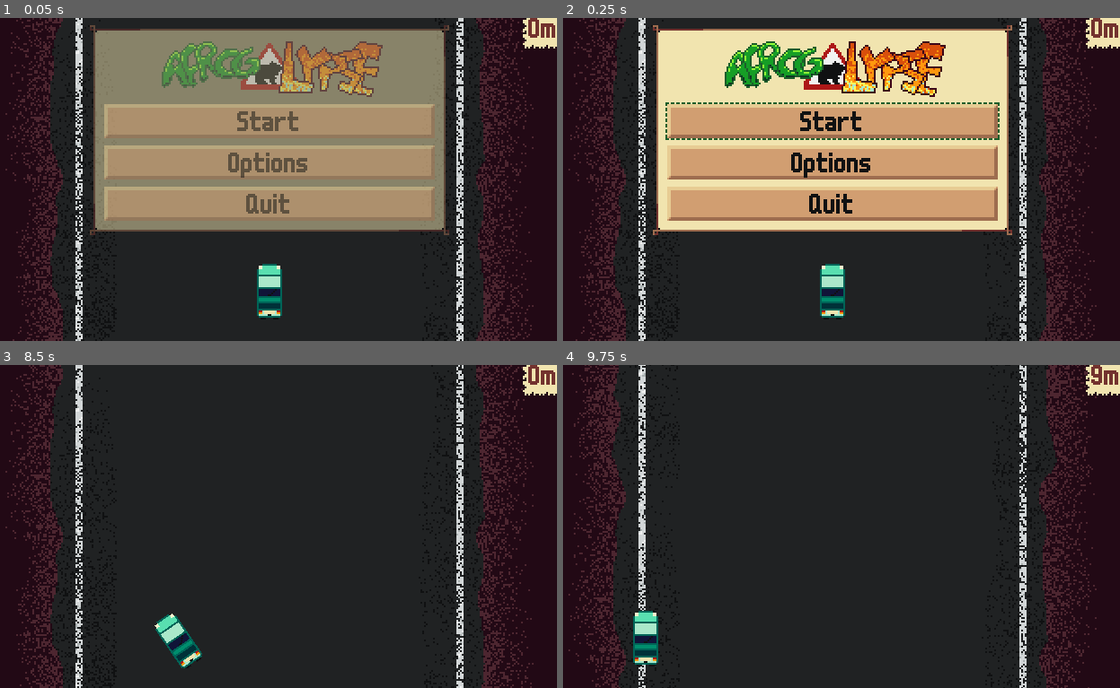
Above: before the commit, frames 1-4 (two rows, left to right).
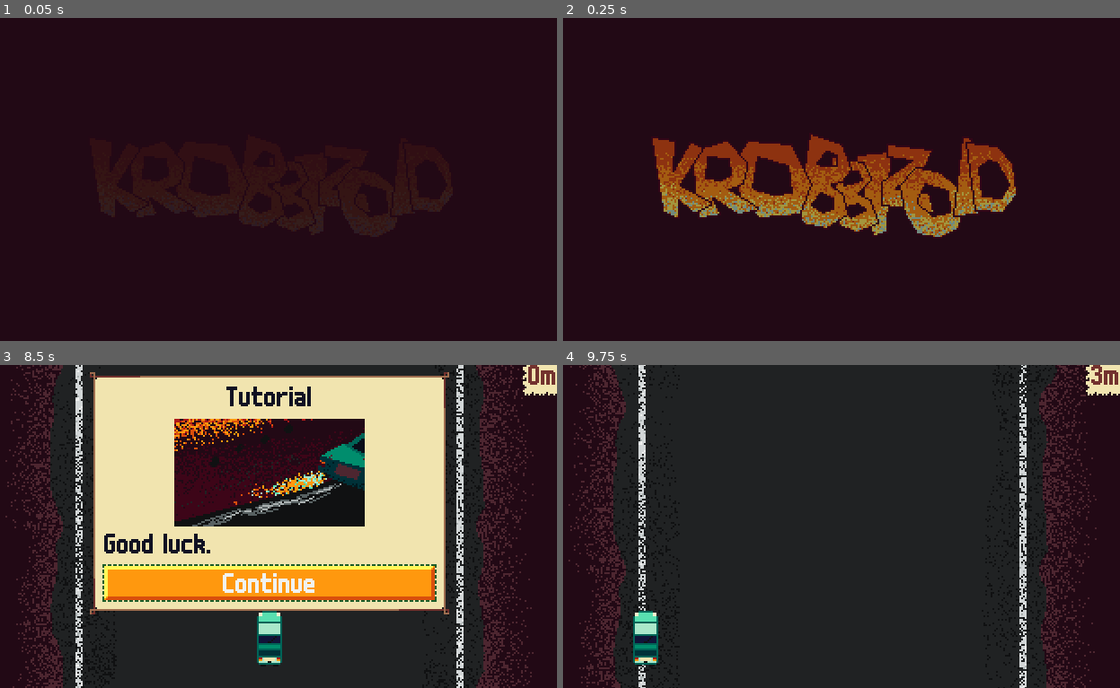
Above: after the commit, the same moments.

Repository: krobbi/afrogalypse
Game: Godot game, scene res://scenes/main/main.tscn
Same seed, same stepped clock (60 frames per second), same inputs: the game is played once before the commit and once after it.
Inputs (mouse positions are in pixels of both pictures, inside the frame that each line leads up to):
- Up to frame 1 (0.05 s): no input
- Up to frame 2 (0.25 s): no input
- Up to frame 3 (8.5 s): click (267, 468) at 0.5 s, where only the run before the commit has a clickable "Start"; click (267, 613) at 1.25 s, where only the run before the commit has a clickable "Continue"; click (267, 468) at 2 s, where only the run after the commit has a clickable "Start"; click (267, 468) at 2.75 s, where only the run after the commit has a clickable "Start"; click "Continue" at 3.5 s; click "Continue" at 4.25 s; tap Enter at 5, 6.5 s; hold D (steer_right) 5.03-5.78 s; tap Space (boost) at 5.1, 5.75, 5.85, 6.6, 7.25, 7.35, 8.1 s; hold Shift (brake) 5.78-6.53 s; hold D (steer_right) 6.53-8.03 s; hold A (steer_left) from 8.03 s (still down)
- Up to frame 4 (9.75 s): tap Space (boost) at 8.85, 9.6 s; release A (steer_left) at 9.53 s; hold Shift (brake) from 9.53 s (still down)

The runs differ from the first frame. In frame 1, 79% of the frame differs, in the area x 0-100%, y 0-100%; in frame 2, 78%; in frame 3, 51%; in frame 4, 8.2%.

Commit message:
Add splash screen

Diff:
--- /dev/null
+++ b/autoloads/scene_manager/scene_manager.gd
@@ -0,0 +1,13 @@
+## Manages scene transitions.
+extends CanvasLayer
+
+## The [ColorRect] to fade out with.
+@onready var _fade_color: ColorRect = $FadeColor
+
+## Change the current scene from a file path.
+func change_scene_to_file(path: String) -> void:
+	show()
+	await create_tween().tween_property(_fade_color, "modulate", Color.WHITE, 0.4).finished
+	get_tree().change_scene_to_file(path)
+	await create_tween().tween_property(_fade_color, "modulate", Color.TRANSPARENT, 0.4).finished
+	hide()
--- /dev/null
+++ b/autoloads/scene_manager/scene_manager.tscn
@@ -0,0 +1,19 @@
+[gd_scene load_steps=2 format=3 uid="uid://cjl17cvu6c7vc"]
+
+[ext_resource type="Script" path="res://autoloads/scene_manager/scene_manager.gd" id="1_dxww7"]
+
+[node name="SceneManager" type="CanvasLayer"]
+process_mode = 3
+layer = 2
+visible = false
+script = ExtResource("1_dxww7")
+
+[node name="FadeColor" type="ColorRect" parent="."]
+modulate = Color(1, 1, 1, 0)
+anchors_preset = 15
+anchor_right = 1.0
+anchor_bottom = 1.0
+grow_horizontal = 2
+grow_vertical = 2
+color = Color(0.133333, 0.0352941, 0.0823529, 1)
+metadata/_edit_lock_ = true
--- /dev/null
+++ b/components/boost_effects/boost_effects.gd
@@ -0,0 +1,18 @@
+## The visual effects used by a [Car] when boosting.
+class_name BoostEffects
+extends Marker2D
+
+@onready var _particles: GPUParticles2D = $Particles
+@onready var _light: PointLight2D = $Light
+
+## Enable the boost effects.
+func enable() -> void:
+	_particles.show()
+	_particles.emitting = true
+	_light.show()
+
+
+## Disable the boost effects.
+func disable() -> void:
+	_particles.emitting = false
+	_light.hide()
--- /dev/null
+++ b/components/boost_effects/boost_effects.tscn
@@ -0,0 +1,36 @@
+[gd_scene load_steps=5 format=3 uid="uid://dln3hx74ugd0v"]
+
+[ext_resource type="Script" path="res://components/boost_effects/boost_effects.gd" id="1_c5r40"]
+[ext_resource type="Texture2D" uid="uid://c5j8u8vbr7gsc" path="res://resources/textures/entities/car/boost_particle.png" id="2_r147u"]
+[ext_resource type="Texture2D" uid="uid://c0dsl3hnor1gn" path="res://resources/textures/entities/car/boost_light.png" id="3_1epec"]
+
+[sub_resource type="ParticleProcessMaterial" id="ParticleProcessMaterial_gwiaw"]
+particle_flag_disable_z = true
+direction = Vector3(0, 1, 0)
+spread = 4.85
+initial_velocity_min = 64.0
+initial_velocity_max = 128.0
+orbit_velocity_min = 0.0
+orbit_velocity_max = 0.0
+angle_min = -720.0
+angle_max = 720.0
+scale_min = 0.5
+
+[node name="BoostEffects" type="Marker2D"]
+script = ExtResource("1_c5r40")
+metadata/_edit_group_ = true
+
+[node name="Particles" type="GPUParticles2D" parent="."]
+visible = false
+emitting = false
+amount = 16
+process_material = SubResource("ParticleProcessMaterial_gwiaw")
+texture = ExtResource("2_r147u")
+lifetime = 0.3
+visibility_rect = Rect2(-10, -10, 20, 50)
+local_coords = true
+
+[node name="Light" type="PointLight2D" parent="."]
+visible = false
+position = Vector2(0, 14)
+texture = ExtResource("3_1epec")
--- a/entities/car/car.gd
+++ b/entities/car/car.gd
@@ -1,3 +1,5 @@
+## The player controlled car entity.
+class_name Car
 extends Sprite2D
 
 @export var wheel_attack: float = 6.0
@@ -25,19 +27,11 @@
 var brake_position: float = 0.0
 var boost_amount: float = 0.0
 
-@onready var booster: Marker2D = $Booster
-@onready var boost_player: AudioStreamPlayer2D = $Booster/BoostPlayer
-@onready var boost_particles: GPUParticles2D = $Booster/BoostParticles
-@onready var boost_light: PointLight2D = $Booster/BoostLight
+@onready var _boost_player: AudioStreamPlayer2D = $BoostMarker/BoostPlayer
+@onready var _boost_effects: BoostEffects = $BoostMarker/BoostEffects
 
 func _ready() -> void:
-	Global.new_game_started.connect(reset)
 	Global.boost_used.connect(apply_boost)
-
-	# Cache boost particles and light to prevent lag spikes.
-	boost_particles.show()
-	boost_particles.emitting = true
-	boost_light.show()
 
 
 func _physics_process(delta: float) -> void:
@@ -53,21 +47,11 @@
 	boost_amount = maxf(boost_amount - 0.2 * delta, 0.0)
 
 
-func reset() -> void:
-	boost_amount = 0.0
-	boost_particles.emitting = false
-	boost_particles.hide()
-	boost_light.hide()
-	booster.position = Vector2(-3.0, 6.0)
-
-
 func apply_boost() -> void:
 	boost_amount = 1.0
 	Global.is_boosting = true
-	boost_particles.show()
-	boost_particles.emitting = true
-	boost_light.show()
-	boost_player.play()
+	_boost_effects.enable()
+	_boost_player.play()
 
 
 func apply_speed() -> void:
@@ -118,8 +102,7 @@
 
 	if boost_amount <= 0.0:
 		Global.is_boosting = false
-		boost_particles.emitting = false
-		boost_light.hide()
+		_boost_effects.disable()
 
 
 func stopping_state(delta: float) -> void:
--- a/entities/car/car.tscn
+++ b/entities/car/car.tscn
@@ -1,60 +1,33 @@
-[gd_scene load_steps=8 format=3 uid="uid://ce26bmikob7bk"]
+[gd_scene load_steps=6 format=3 uid="uid://ce26bmikob7bk"]
 
 [ext_resource type="Texture2D" uid="uid://x21oliy31kwa" path="res://resources/textures/entities/car/car.png" id="1_xurhx"]
 [ext_resource type="Script" path="res://entities/car/car.gd" id="2_tig26"]
 [ext_resource type="AudioStream" uid="uid://ccm5jtxnh3ujh" path="res://resources/audio/boost.ogg" id="3_tq5rk"]
-[ext_resource type="Texture2D" uid="uid://c5j8u8vbr7gsc" path="res://resources/textures/entities/car/boost_particle.png" id="4_v0txi"]
-[ext_resource type="Texture2D" uid="uid://c0dsl3hnor1gn" path="res://resources/textures/entities/car/boost_light.png" id="5_vubd6"]
+[ext_resource type="PackedScene" uid="uid://dln3hx74ugd0v" path="res://components/boost_effects/boost_effects.tscn" id="3_v4wme"]
 
 [sub_resource type="CapsuleShape2D" id="CapsuleShape2D_2oq7k"]
 radius = 5.0
 height = 26.0
 
-[sub_resource type="ParticleProcessMaterial" id="ParticleProcessMaterial_gwiaw"]
-particle_flag_disable_z = true
-direction = Vector3(0, 1, 0)
-spread = 4.85
-initial_velocity_min = 64.0
-initial_velocity_max = 128.0
-orbit_velocity_min = 0.0
-orbit_velocity_max = 0.0
-angle_min = -720.0
-angle_max = 720.0
-scale_min = 0.5
-
 [node name="Car" type="Sprite2D"]
 texture = ExtResource("1_xurhx")
 offset = Vector2(0, -8)
 script = ExtResource("2_tig26")
+metadata/_edit_group_ = true
 
 [node name="Hitbox" type="Area2D" parent="."]
 position = Vector2(0, -8)
 collision_mask = 0
 monitoring = false
-metadata/_edit_group_ = true
 
 [node name="CollisionShape2D" type="CollisionShape2D" parent="Hitbox"]
 shape = SubResource("CapsuleShape2D_2oq7k")
 
-[node name="Booster" type="Marker2D" parent="."]
-position = Vector2(152, -184)
-metadata/_edit_group_ = true
+[node name="BoostMarker" type="Marker2D" parent="."]
+position = Vector2(-3, 6)
 
-[node name="BoostPlayer" type="AudioStreamPlayer2D" parent="Booster"]
+[node name="BoostEffects" parent="BoostMarker" instance=ExtResource("3_v4wme")]
+
+[node name="BoostPlayer" type="AudioStreamPlayer2D" parent="BoostMarker"]
 stream = ExtResource("3_tq5rk")
 bus = &"Sound"
-
-[node name="BoostParticles" type="GPUParticles2D" parent="Booster"]
-visible = false
-emitting = false
-amount = 16
-process_material = SubResource("ParticleProcessMaterial_gwiaw")
-texture = ExtResource("4_v0txi")
-lifetime = 0.3
-visibility_rect = Rect2(-10, -10, 20, 50)
-local_coords = true
-
-[node name="BoostLight" type="PointLight2D" parent="Booster"]
-visible = false
-position = Vector2(0, 14)
-texture = ExtResource("5_vubd6")
--- a/project.godot
+++ b/project.godot
@@ -16,6 +16,8 @@
 config/use_custom_user_dir=true
 config/custom_user_dir_name="krobbizoid/afrogalypse"
 config/features=PackedStringArray("4.1", "GL Compatibility")
+boot_splash/bg_color=Color(0.133333, 0.0352941, 0.0823529, 1)
+boot_splash/show_image=false
 config/icon="res://resources/textures/game/icon.png"
 config/macos_native_icon="res://resources/textures/game/icon.icns"
 config/windows_native_icon="res://resources/textures/game/icon.ico"
@@ -26,6 +28,7 @@
 
 [autoload]
 
+SceneManager="*res://autoloads/scene_manager/scene_manager.tscn"
 Global="*res://autoloads/global/global.tscn"
 
 [debug]
--- a/scenes/main/main.gd
+++ b/scenes/main/main.gd
@@ -1,26 +1,31 @@
-## The main scene. Contains all parts of the game.
+## Main scene. Displays a splash and initializes the game.
 extends Node2D
 
-## The [AudioStreamPlayer] that plays the background music.
-@onready var _music_player: AudioStreamPlayer = $MusicPlayer
+## The [BoostEffects] instance to initialize.
+@onready var _boost_effects: BoostEffects = $BoostEffects
 
-## Pre-loaded [AudioStream]s to avoid lag spikes from loading.
-var _cached_audio: Array[AudioStreamOggVorbis] = []
+## The [ColorRect] to fade in from.
+@onready var _fade_color: ColorRect = $SplashLayer/FadeColor
 
-## Run when the main scene is ready. Cache audio and initialize the background
-## music and menu.
+## Run when the main scene is ready. Display a splash and initialize the game.
 func _ready() -> void:
-	# Cache audio to reduce in-game lag spikes.
-	for audio_name in [
-		"boost",
-		"deplete",
-		"gain_energy",
-		"gui_navigate",
-		"nitro_refill",
-		"tutorial/finished",
+	await get_tree().process_frame
+	await get_tree().process_frame
+	await create_tween().tween_property(_fade_color, "modulate", Color.TRANSPARENT, 0.4).finished
+
+	# Preload large in-game resources.
+	for resource_path in [
+		"res://resources/audio/boost.ogg",
+		"res://resources/audio/deplete.ogg",
+		"res://resources/audio/gain_energy.ogg",
+		"res://resources/audio/gui_navigate.ogg",
+		"res://resources/audio/nitro_refill.ogg",
+		"res://resources/audio/tutorial/finished.ogg",
 	]:
-		_cached_audio.append(load("res://resources/audio/%s.ogg" % audio_name))
+		load(resource_path)
 
-	Global.gui_card_changed.emit("main")
-	# Avoid nasty loop point on startup.
-	_music_player.create_tween().tween_property(_music_player, "volume_db", 0.0, 1.0)
+	# Initialize boost effects.
+	_boost_effects.enable()
+
+	await get_tree().create_timer(1.0).timeout
+	SceneManager.change_scene_to_file("res://scenes/road/road.tscn")
--- a/scenes/main/main.tscn
+++ b/scenes/main/main.tscn
@@ -1,85 +1,33 @@
-[gd_scene load_steps=12 format=3 uid="uid://db84bo3f0lyqi"]
+[gd_scene load_steps=4 format=3 uid="uid://cnxb2unfvn5b7"]
 
-[ext_resource type="PackedScene" uid="uid://ce26bmikob7bk" path="res://entities/car/car.tscn" id="1_eqoqq"]
 [ext_resource type="Script" path="res://scenes/main/main.gd" id="1_nf3r0"]
-[ext_resource type="PackedScene" uid="uid://c61b2hft4p2fl" path="res://entities/road_section_spawner/road_section_spawner.tscn" id="2_8bdmp"]
-[ext_resource type="PackedScene" uid="uid://b3vh1c8ohwf5l" path="res://entities/road_section/road_section.tscn" id="3_t6qlo"]
-[ext_resource type="PackedScene" uid="uid://ctjvjk38kys8t" path="res://entities/frog_spawner/frog_spawner.tscn" id="4_dhns2"]
-[ext_resource type="PackedScene" uid="uid://e48x6rmcjgy7" path="res://entities/sign_spawner/sign_spawner.tscn" id="6_k81c5"]
-[ext_resource type="PackedScene" uid="uid://sr272lnrwpkk" path="res://gui/gui_card_manager.tscn" id="6_pwt5t"]
-[ext_resource type="PackedScene" uid="uid://ix2m6stdmdjt" path="res://gui/score_counter/score_counter.tscn" id="8_dg5x7"]
-[ext_resource type="AudioStream" uid="uid://o46cvkf5ntio" path="res://resources/audio/frogrock.ogg" id="8_fr3hv"]
-[ext_resource type="PackedScene" uid="uid://2bwnajs3a2yu" path="res://gui/energy_counter/energy_point.tscn" id="8_hkfef"]
-[ext_resource type="PackedScene" uid="uid://bauw6w8ags5vv" path="res://gui/energy_counter/energy_counter.tscn" id="10_goe63"]
+[ext_resource type="Texture2D" uid="uid://b76hy4bfivi66" path="res://resources/textures/game/splash.png" id="2_kmvh4"]
+[ext_resource type="PackedScene" uid="uid://dln3hx74ugd0v" path="res://components/boost_effects/boost_effects.tscn" id="2_nlqq3"]
 
 [node name="Main" type="Node2D"]
 process_mode = 3
 script = ExtResource("1_nf3r0")
 metadata/_edit_lock_ = true
 
-[node name="RoadSectionSpawner" parent="." instance=ExtResource("2_8bdmp")]
-position = Vector2(160, -180)
+[node name="BoostEffects" parent="." instance=ExtResource("2_nlqq3")]
+position = Vector2(16, 16)
+
+[node name="SplashLayer" type="CanvasLayer" parent="."]
+
+[node name="SplashTexture" type="TextureRect" parent="SplashLayer"]
+anchors_preset = 15
+anchor_right = 1.0
+anchor_bottom = 1.0
+grow_horizontal = 2
+grow_vertical = 2
+texture = ExtResource("2_kmvh4")
 metadata/_edit_lock_ = true
 
-[node name="InitRoadSection" parent="RoadSectionSpawner" instance=ExtResource("3_t6qlo")]
-position = Vector2(0, 270)
-
-[node name="Entities" type="Node2D" parent="."]
-y_sort_enabled = true
+[node name="FadeColor" type="ColorRect" parent="SplashLayer"]
+anchors_preset = 15
+anchor_right = 1.0
+anchor_bottom = 1.0
+grow_horizontal = 2
+grow_vertical = 2
+color = Color(0.133333, 0.0352941, 0.0823529, 1)
 metadata/_edit_lock_ = true
-
-[node name="LeftFrogSpawner" parent="Entities" node_paths=PackedStringArray("bottom_right") instance=ExtResource("4_dhns2")]
-position = Vector2(-48, -4)
-bottom_right = NodePath("BottomRight")
-delay = 1.1
-min_count = 1
-max_count = 2
-difficulty_curve = 0.04
-
-[node name="BottomRight" type="Marker2D" parent="Entities/LeftFrogSpawner"]
-position = Vector2(44, 180)
-
-[node name="RightFrogSpawner" parent="Entities" node_paths=PackedStringArray("bottom_right") instance=ExtResource("4_dhns2")]
-position = Vector2(324, -4)
-bottom_right = NodePath("BottomRight")
-delay = 1.1
-min_count = 1
-max_count = 2
-spawn_facing = 0
-difficulty_curve = 0.04
-
-[node name="BottomRight" type="Marker2D" parent="Entities/RightFrogSpawner"]
-position = Vector2(44, 180)
-
-[node name="TopFrogSpawner" parent="Entities" node_paths=PackedStringArray("bottom_right") instance=ExtResource("4_dhns2")]
-position = Vector2(-48, -64)
-bottom_right = NodePath("BottomRight")
-delay = 0.7
-min_count = 2
-max_count = 3
-spawn_facing = 2
-difficulty_curve = 0.06
-
-[node name="BottomRight" type="Marker2D" parent="Entities/TopFrogSpawner"]
-position = Vector2(416, 60)
-
-[node name="Car" parent="Entities" instance=ExtResource("1_eqoqq")]
-position = Vector2(160, 160)
-
-[node name="SignSpawner" parent="Entities" instance=ExtResource("6_k81c5")]
-position = Vector2(24, -16)
-
-[node name="EnergyCounter" parent="." instance=ExtResource("10_goe63")]
-position = Vector2(296, 164)
-point_scene = ExtResource("8_hkfef")
-
-[node name="GUICardManager" parent="." instance=ExtResource("6_pwt5t")]
-
-[node name="ScoreCounter" parent="GUICardManager" instance=ExtResource("8_dg5x7")]
-layout_mode = 1
-
-[node name="MusicPlayer" type="AudioStreamPlayer" parent="."]
-stream = ExtResource("8_fr3hv")
-volume_db = -80.0
-autoplay = true
-bus = &"Music"
--- /dev/null
+++ b/scenes/road/road.gd
@@ -0,0 +1,11 @@
+## Road scene. Contains the core gameplay.
+extends Node2D
+
+## The [AudioStreamPlayer] that plays the background music.
+@onready var _music_player: AudioStreamPlayer = $MusicPlayer
+
+## Run when the road scene is ready. Display the main menu.
+func _ready() -> void:
+	Global.gui_card_changed.emit("main")
+	# Avoid nasty loop point on startup.
+	_music_player.create_tween().tween_property(_music_player, "volume_db", 0.0, 1.0)
--- /dev/null
+++ b/scenes/road/road.tscn
@@ -0,0 +1,85 @@
+[gd_scene load_steps=12 format=3 uid="uid://db84bo3f0lyqi"]
+
+[ext_resource type="Script" path="res://scenes/road/road.gd" id="1_xo0g1"]
+[ext_resource type="PackedScene" uid="uid://c61b2hft4p2fl" path="res://entities/road_section_spawner/road_section_spawner.tscn" id="2_mjkgn"]
+[ext_resource type="PackedScene" uid="uid://b3vh1c8ohwf5l" path="res://entities/road_section/road_section.tscn" id="3_b1u8c"]
+[ext_resource type="PackedScene" uid="uid://ctjvjk38kys8t" path="res://entities/frog_spawner/frog_spawner.tscn" id="4_5bc3n"]
+[ext_resource type="PackedScene" uid="uid://ce26bmikob7bk" path="res://entities/car/car.tscn" id="5_xexis"]
+[ext_resource type="PackedScene" uid="uid://e48x6rmcjgy7" path="res://entities/sign_spawner/sign_spawner.tscn" id="6_gsg2f"]
+[ext_resource type="PackedScene" uid="uid://bauw6w8ags5vv" path="res://gui/energy_counter/energy_counter.tscn" id="7_doxxe"]
+[ext_resource type="PackedScene" uid="uid://2bwnajs3a2yu" path="res://gui/energy_counter/energy_point.tscn" id="8_8dbo2"]
+[ext_resource type="PackedScene" uid="uid://sr272lnrwpkk" path="res://gui/gui_card_manager.tscn" id="9_binb4"]
+[ext_resource type="PackedScene" uid="uid://ix2m6stdmdjt" path="res://gui/score_counter/score_counter.tscn" id="10_2b1tk"]
+[ext_resource type="AudioStream" uid="uid://o46cvkf5ntio" path="res://resources/audio/frogrock.ogg" id="11_q05cv"]
+
+[node name="Road" type="Node2D"]
+process_mode = 3
+script = ExtResource("1_xo0g1")
+metadata/_edit_lock_ = true
+
+[node name="RoadSectionSpawner" parent="." instance=ExtResource("2_mjkgn")]
+position = Vector2(160, -180)
+metadata/_edit_lock_ = true
+
+[node name="InitRoadSection" parent="RoadSectionSpawner" instance=ExtResource("3_b1u8c")]
+position = Vector2(0, 270)
+
+[node name="Entities" type="Node2D" parent="."]
+y_sort_enabled = true
+metadata/_edit_lock_ = true
+
+[node name="LeftFrogSpawner" parent="Entities" node_paths=PackedStringArray("bottom_right") instance=ExtResource("4_5bc3n")]
+position = Vector2(-48, -4)
+bottom_right = NodePath("BottomRight")
+delay = 1.1
+min_count = 1
+max_count = 2
+difficulty_curve = 0.04
+
+[node name="BottomRight" type="Marker2D" parent="Entities/LeftFrogSpawner"]
+position = Vector2(44, 180)
+
+[node name="RightFrogSpawner" parent="Entities" node_paths=PackedStringArray("bottom_right") instance=ExtResource("4_5bc3n")]
+position = Vector2(324, -4)
+bottom_right = NodePath("BottomRight")
+delay = 1.1
+min_count = 1
+max_count = 2
+spawn_facing = 0
+difficulty_curve = 0.04
+
+[node name="BottomRight" type="Marker2D" parent="Entities/RightFrogSpawner"]
+position = Vector2(44, 180)
+
+[node name="TopFrogSpawner" parent="Entities" node_paths=PackedStringArray("bottom_right") instance=ExtResource("4_5bc3n")]
+position = Vector2(-48, -64)
+bottom_right = NodePath("BottomRight")
+delay = 0.7
+min_count = 2
+max_count = 3
+spawn_facing = 2
+difficulty_curve = 0.06
+
+[node name="BottomRight" type="Marker2D" parent="Entities/TopFrogSpawner"]
+position = Vector2(416, 60)
+
+[node name="Car" parent="Entities" instance=ExtResource("5_xexis")]
+position = Vector2(160, 160)
+
+[node name="SignSpawner" parent="Entities" instance=ExtResource("6_gsg2f")]
+position = Vector2(24, -16)
+
+[node name="EnergyCounter" parent="." instance=ExtResource("7_doxxe")]
+position = Vector2(296, 164)
+point_scene = ExtResource("8_8dbo2")
+
+[node name="GUICardManager" parent="." instance=ExtResource("9_binb4")]
+
+[node name="ScoreCounter" parent="GUICardManager" instance=ExtResource("10_2b1tk")]
+layout_mode = 1
+
+[node name="MusicPlayer" type="AudioStreamPlayer" parent="."]
+stream = ExtResource("11_q05cv")
+volume_db = -80.0
+autoplay = true
+bus = &"Music"
Binary file added: resources/textures/game/splash.png
Not shown, added: resources/textures/game/splash.png.import
